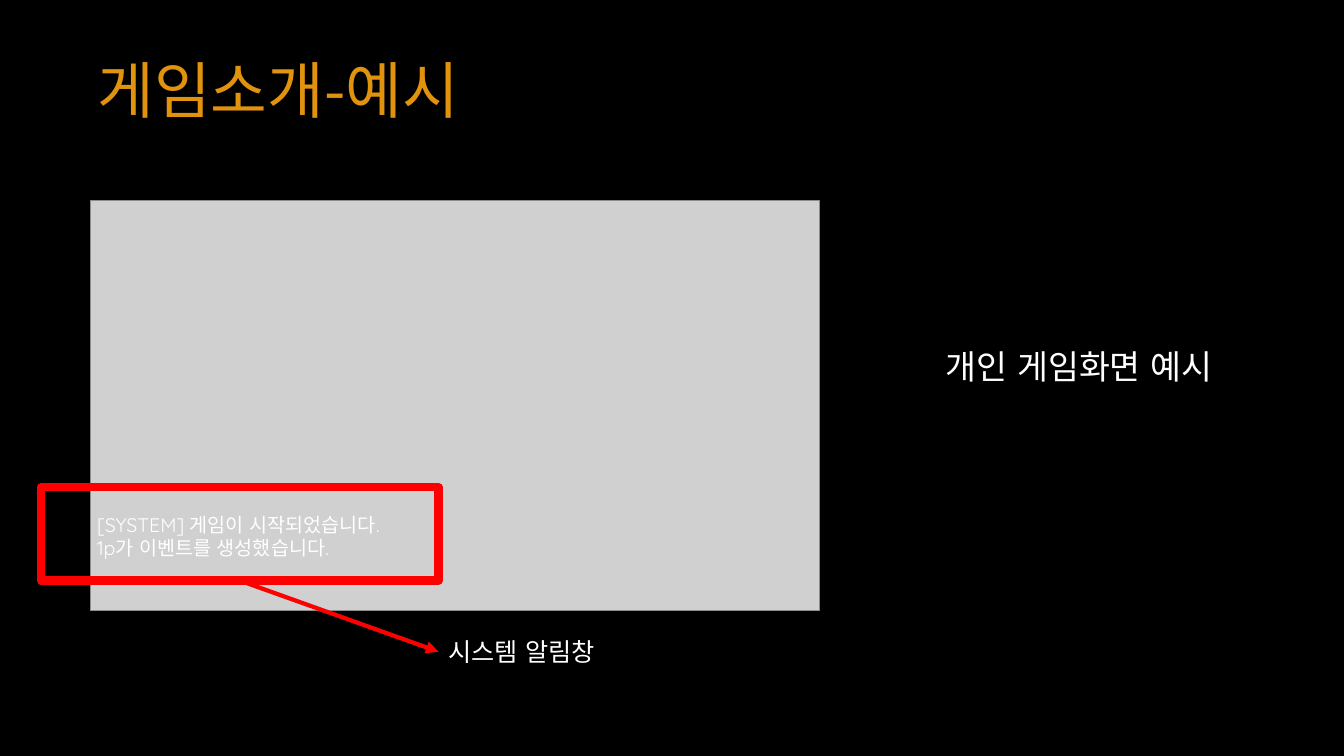
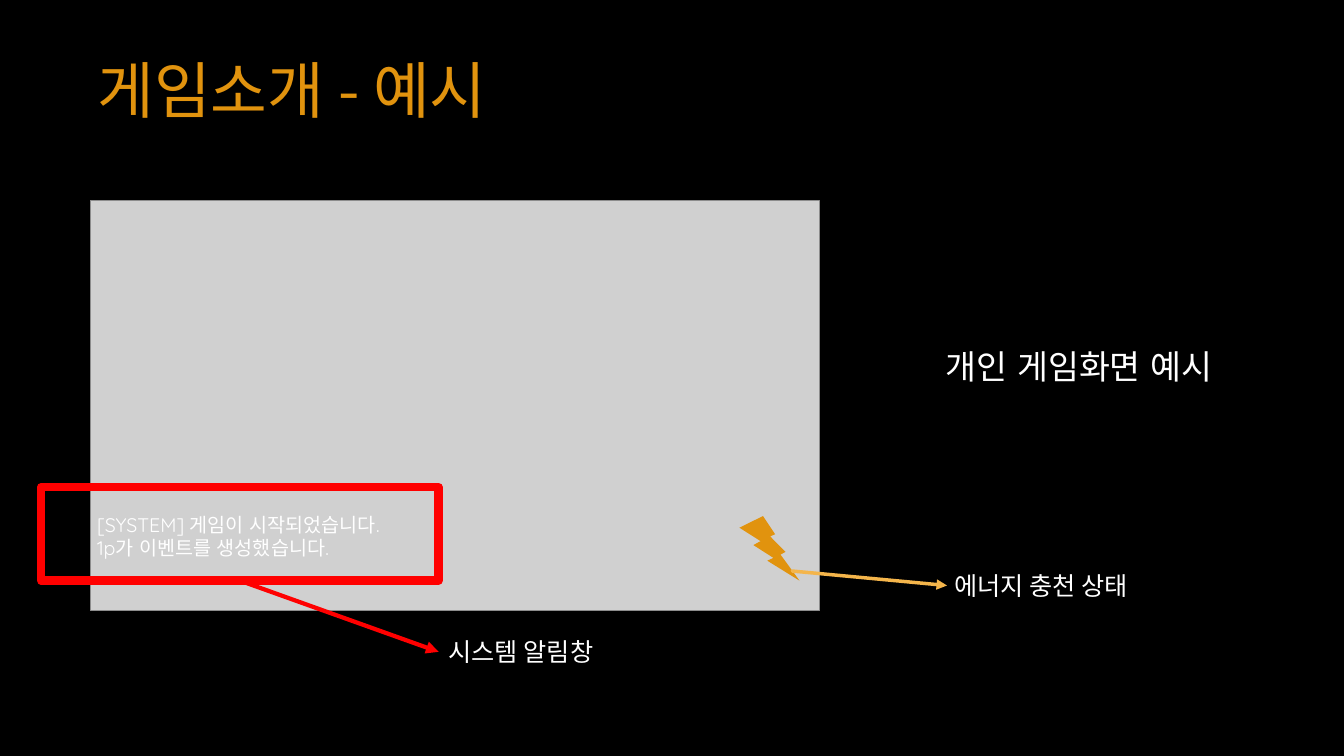
Before and after one commit to YKTeam/Room503, a slide deck: slide 11 of Document/Escape Cube(가제) ppt.pptx. Drawn at 1344x756 pixels with LibreOffice and Linux fonts; fonts in the diff are those of the drawing; grey boxes stand for pictures. Boxes give left, top, right and bottom in pixels: in the first picture for what was removed or moved away, otherwise in the second. Text is boxed around its words. In the diff, an @@ line names an element or a change of style, - is before the commit and + after.

```diff
--- a/Document/Escape Cube(가제) ppt.pptx
+++ b/Document/Escape Cube(가제) ppt.pptx
@@ text at (97,62,486,118): spaces changed @@
-게임소개-예시
+게임소개 - 예시
@@ lightning bolt added at (740,516,801,581), fill #E1930E @@
@@ arrow added from (792, 572) to (948, 586), #F4B54B 2.5 pt @@
@@ text added at (954,574,1127,597), 18 pt, text #FFFFFF @@
+에너지 충천 상태
@@ text "시스템 알림창" at (449,640,594,663): font Quicksand to Noto Sans CJK KR @@
```
Also in this commit, not shown: 2 other slides changed.
